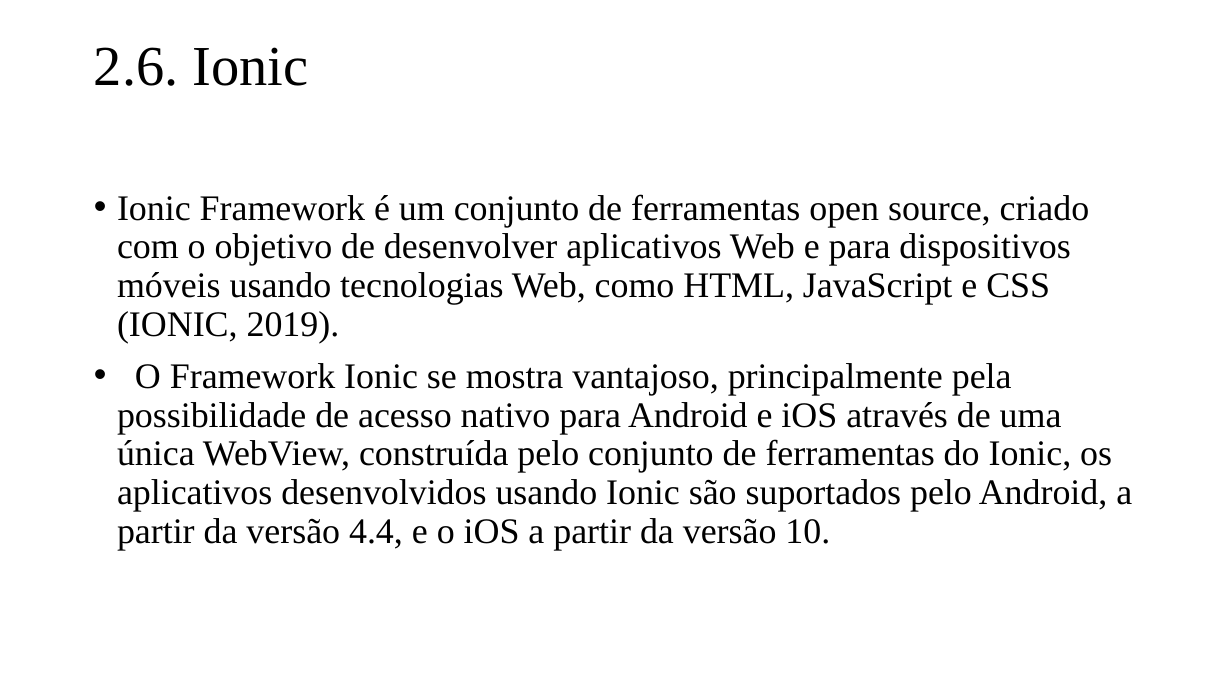
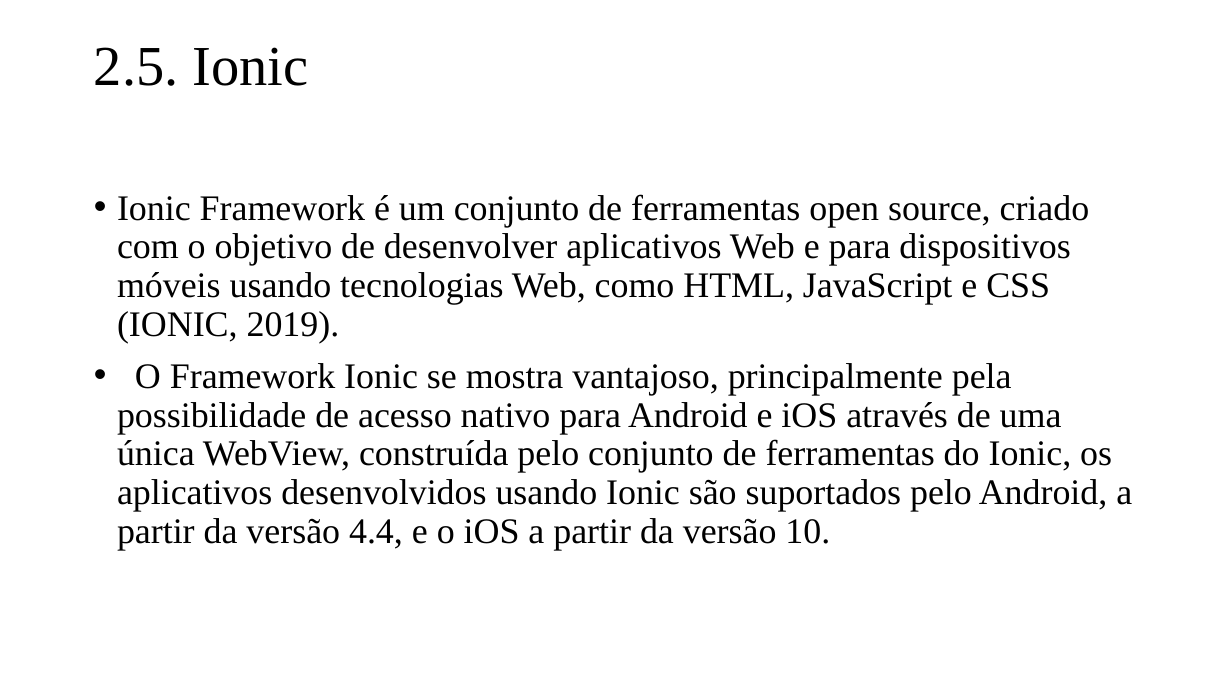
Before and after one commit to cesaraugusto98/TG, a slide deck: slide 11 of Documentacao/Apresentação TG - QuizFATEC.pptx (slide 12 before the commit). Drawn at 1232x693 pixels with LibreOffice and Linux fonts; fonts in the diff are those of the drawing. Boxes give left, top, right and bottom in pixels: in the first picture for what was removed or moved away, otherwise in the second. Text is boxed around its words. In the diff, an @@ line names an element or a change of style, - is before the commit and + after.

```diff
--- a/Documentacao/Apresentação TG - QuizFATEC.pptx
+++ b/Documentacao/Apresentação TG - QuizFATEC.pptx
@@ title at [94,47,309,86]: text changed @@
-2.6. Ionic
+2.5. Ionic
```
Also in this commit, not shown: 6 other slides changed, 6 other files.
